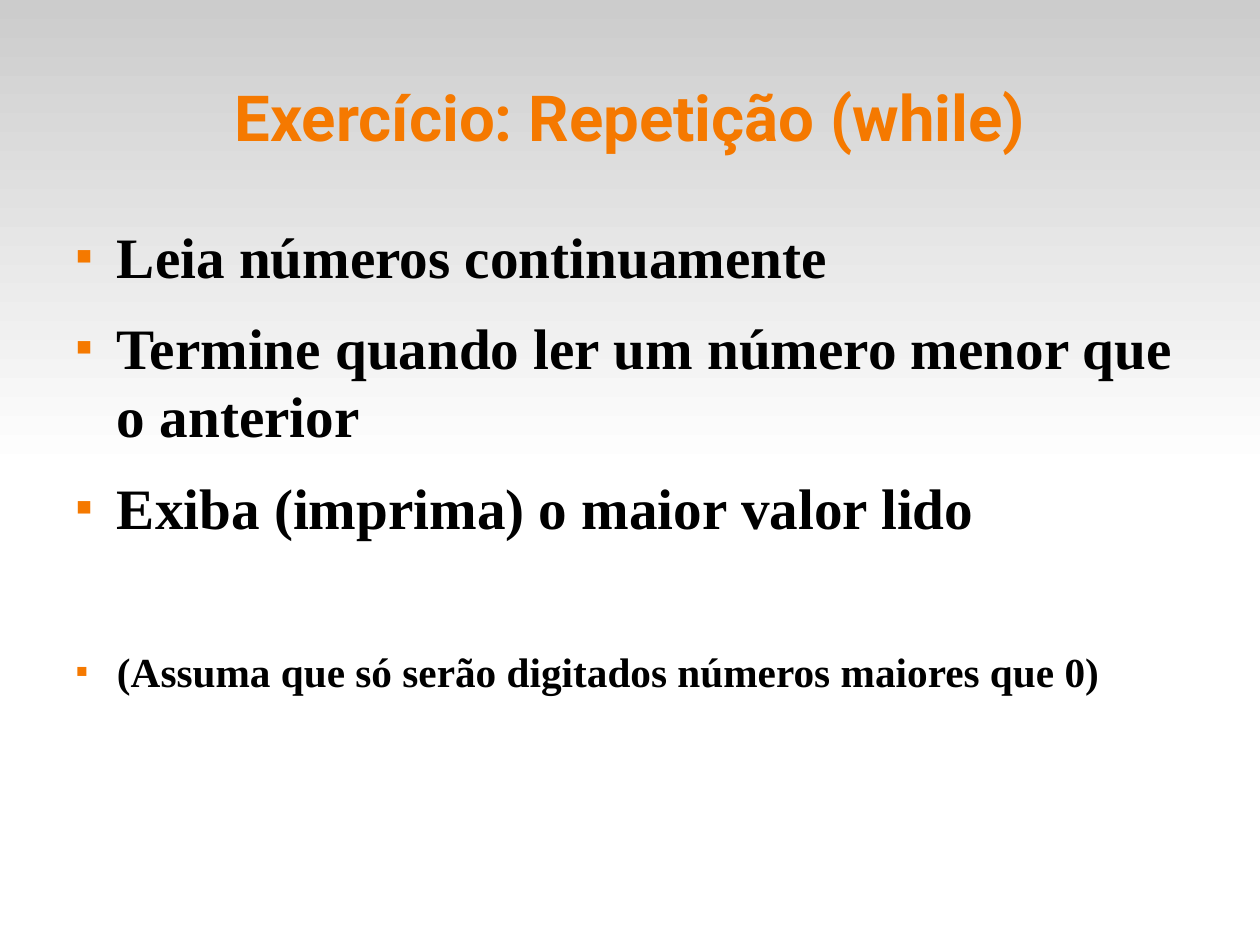
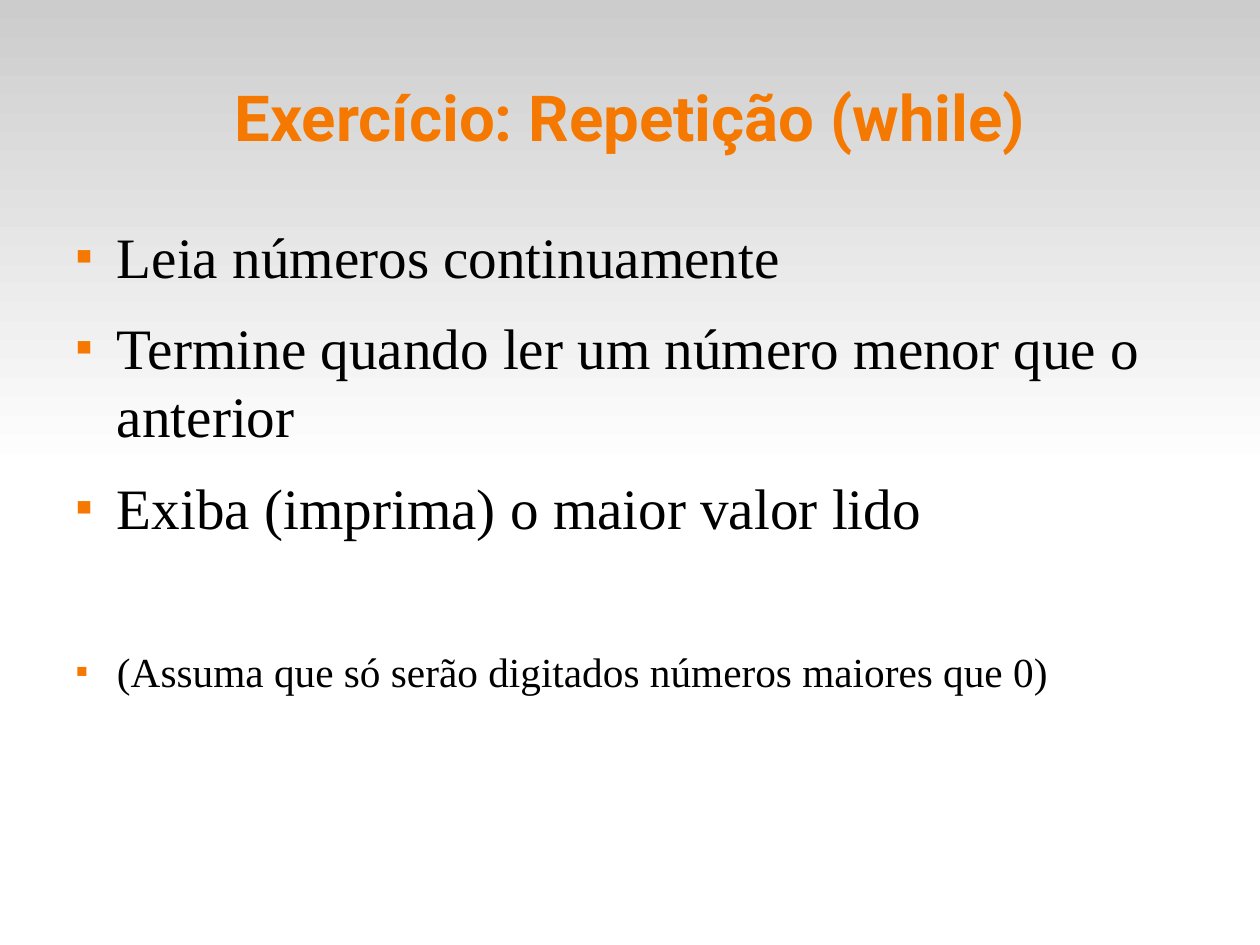
Before and after one commit to fsantanna-uerj/IPD, a slide deck: slide 28 of slides/ipd-03.odp (slide 25 before the commit). Drawn at 1260x945 pixels with LibreOffice and Linux fonts; fonts in the diff are those of the drawing. Boxes give left, top, right and bottom in pixels: in the first picture for what was removed or moved away, otherwise in the second. Text is boxed around its words. In the diff, an @@ line names an element or a change of style, - is before the commit and + after.

```diff
--- a/slides/ipd-03.odp
+++ b/slides/ipd-03.odp
@@ text "Leia números continuamente" at box(117, 238, 1140, 696): bold off @@
```
Also in this commit, not shown: 5 other slides changed, 3 slides added, 1 other file.
